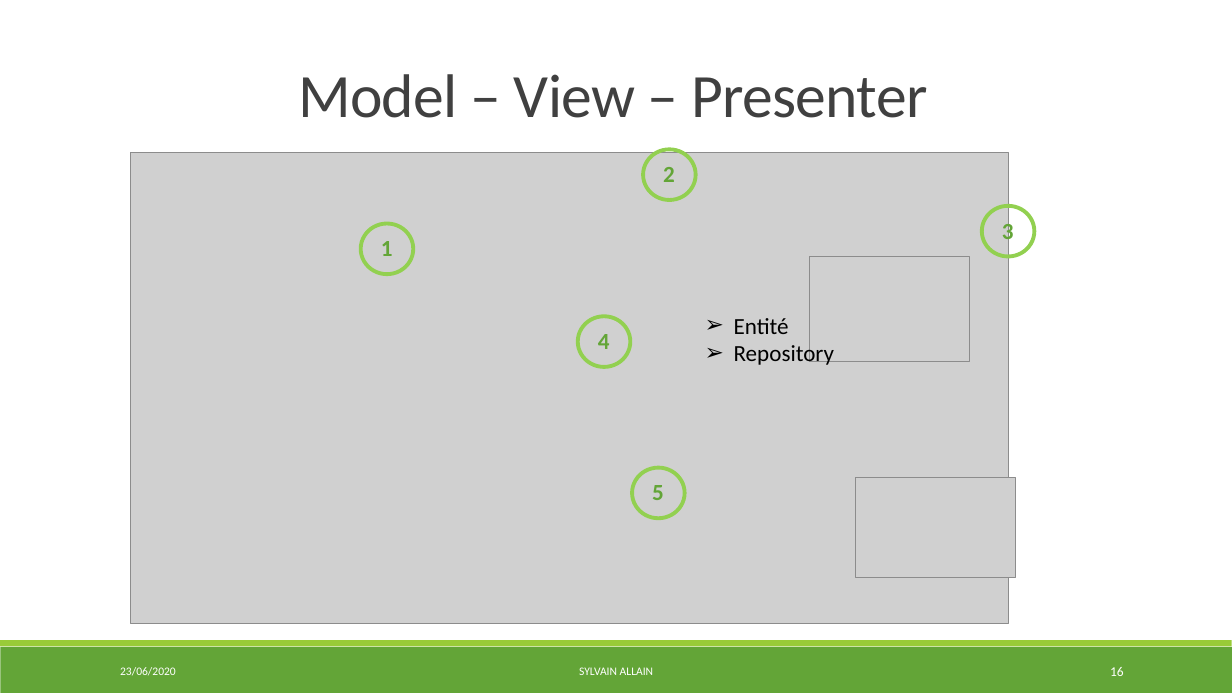
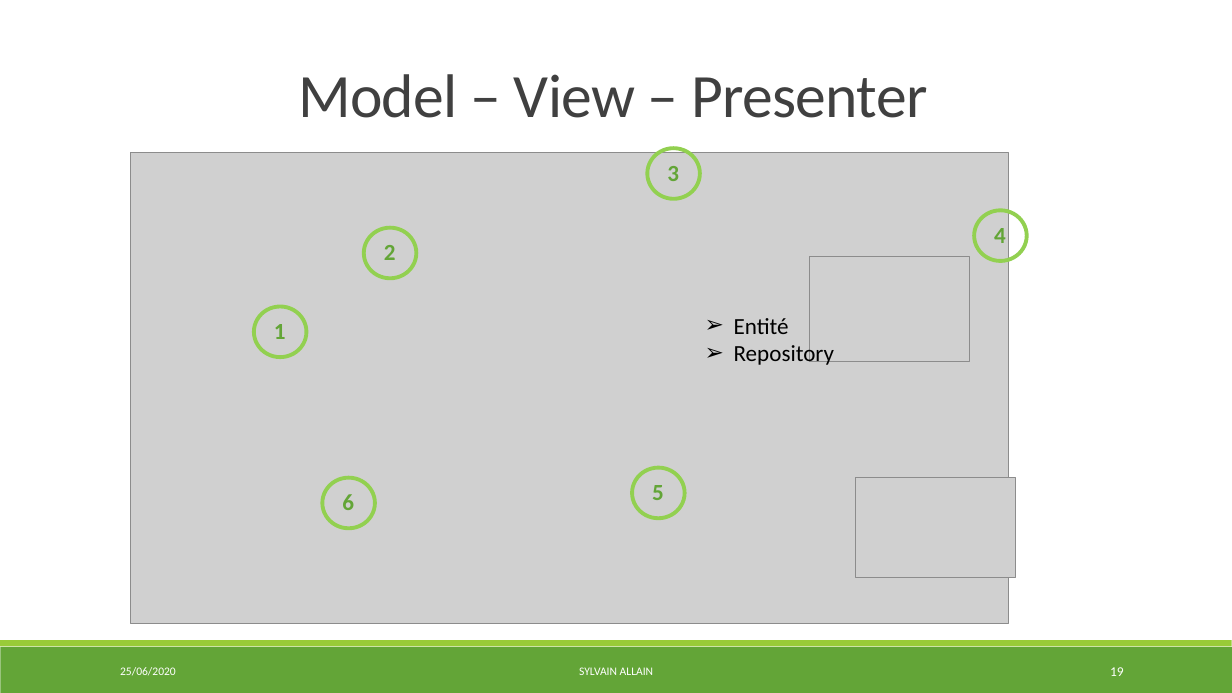
Before and after one commit to S2LF/ProjetPro, a slide deck: slide 19 of ProjetTof’Box.pptx (slide 16 before the commit). Drawn at 1232x693 pixels with LibreOffice and Linux fonts; fonts in the diff are those of the drawing; grey boxes stand for pictures. Boxes give left, top, right and bottom in pixels: in the first picture for what was removed or moved away, otherwise in the second. Text is boxed around its words. In the diff, an @@ line names an element or a change of style, - is before the commit and + after.

```diff
--- a/ProjetTof’Box.pptx
+++ b/ProjetTof’Box.pptx
@@ ellipse: place and size @@
-ellipse at box(982, 206, 1035, 257)
+ellipse at box(648, 148, 701, 199)
@@ text "3" rewrapped from box(1002, 219, 1014, 245) to box(667, 166, 679, 181) @@
@@ ellipse: place and size @@
-ellipse at box(643, 150, 696, 201)
+ellipse at box(364, 227, 417, 278)
@@ text "2": place and size @@
-text "2" at box(663, 167, 675, 182)
+text "2" at box(384, 245, 396, 260)
@@ ellipse: place and size @@
-ellipse at box(578, 316, 630, 367)
+ellipse at box(974, 211, 1027, 262)
@@ text "4": place and size @@
-text "4" at box(598, 334, 610, 349)
+text "4" at box(994, 228, 1006, 243)
@@ ellipse: place and size @@
-ellipse at box(360, 224, 413, 274)
+ellipse at box(254, 307, 307, 358)
@@ text "1": place and size @@
-text "1" at box(381, 241, 393, 256)
+text "1" at box(274, 324, 286, 339)
@@ ellipse added at box(323, 478, 375, 529), outline #92D050 3 pt @@
@@ text added at box(342, 494, 354, 510), 18 pt, text #63A537, bold @@
+6
@@ text at box(120, 667, 176, 676): text changed @@
-23/06/2020
+25/06/2020
@@ page number at box(1110, 667, 1124, 676): text changed @@
-16
+19
```
Also in this commit, not shown: 29 other slides changed, 1 slide added, 2 other files.
